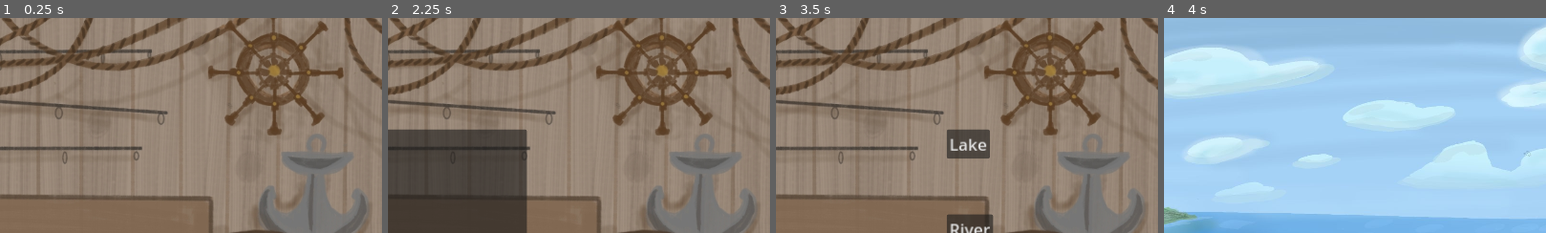
Above: before the commit, frames 1-4 (left to right).
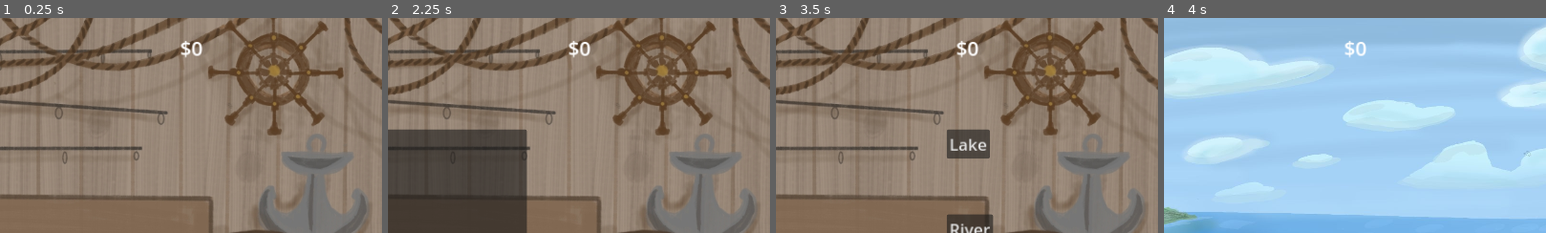
Above: after the commit, the same moments.

Repository: Seedborne/Scales-and-Scales-repository
Game: Godot game, scene res://FishShop.tscn
Same seed, same stepped clock (60 frames per second), same inputs: the game is played once before the commit and once after it.
Inputs:
- Up to frame 1 (0.25 s): no input
- Up to frame 2 (2.25 s): click "Scale" at 0.5 s; click "Back" at 1.25 s; click "Inventory" at 2 s
- Up to frame 3 (3.5 s): click "Go Fishing" at 2.75 s
- Up to frame 4 (4 s): click "Lake" at 3.5 s
The pictures show only the part of the screen within x 25-75%, y 0-50%; the shares and areas given below are measured in that part.

The runs differ from the first frame. In frame 1, 0.3% of the frame differs, in the area x 47-53%, y 10-19%; in frame 2, 0.3%; in frame 3, 0.3%; in frame 4, 0.2%.

Commit message:
Added functionality to sell button

Diff:
--- a/DynamicRing.gd
+++ b/DynamicRing.gd
@@ -104,6 +104,7 @@
 	new_fish.name = caught_fish_type.name
 	new_fish.weight = rounded_weight
 	new_fish.sprite = caught_fish_type.sprite
+	new_fish.price_per_pound = caught_fish_type.price_per_pound
 
 	InventoryManager.add_item(new_fish)
 	print("Fish added to inventory: ", new_fish.name, ", Weight: ", new_fish.weight)
--- a/FishItem.gd
+++ b/FishItem.gd
@@ -5,3 +5,4 @@
 @export var name: String = ""
 @export var weight: float = 0.0
 @export var sprite: Texture
+@export var price_per_pound: float
--- a/FishTypes.gd
+++ b/FishTypes.gd
@@ -7,6 +7,7 @@
 @export var min_weight: float
 @export var max_weight: float
 @export var sprite: Texture
+@export var price_per_pound: float
 
 # Define several types of fish
 static func create_rainbow_trout():
@@ -14,6 +15,7 @@
 	fish.name = "Rainbow Trout"
 	fish.min_weight = 1.0
 	fish.max_weight = 15.0
+	fish.price_per_pound = 5.0
 	fish.sprite = preload("res://art/TestFish.png")
 	return fish
 
@@ -22,6 +24,7 @@
 	fish.name = "Largemouth Bass"
 	fish.min_weight = 2.0
 	fish.max_weight = 22.0
+	fish.price_per_pound = 6.0
 	fish.sprite = preload("res://art/TestFish.png")
 	return fish
 
@@ -30,6 +33,7 @@
 	fish.name = "Black Crappie"
 	fish.min_weight = 0.25
 	fish.max_weight = 5.0
+	fish.price_per_pound = 7.0
 	fish.sprite = preload("res://art/TestFish.png")
 	return fish
 
@@ -38,6 +42,7 @@
 	fish.name = "Brook Trout"
 	fish.min_weight = 0.5
 	fish.max_weight = 7.0
+	fish.price_per_pound = 9.0
 	fish.sprite = preload("res://art/TestFish.png")
 	return fish
 
@@ -46,6 +51,7 @@
 	fish.name = "Snook"
 	fish.min_weight = 3.0
 	fish.max_weight = 40.0
+	fish.price_per_pound = 4.0
 	fish.sprite = preload("res://art/TestFish.png")
 	return fish
 
@@ -54,6 +60,7 @@
 	fish.name = "Atlantic Salmon"
 	fish.min_weight = 4.0
 	fish.max_weight = 30.0
+	fish.price_per_pound = 12.0
 	fish.sprite = preload("res://art/TestFish.png")
 	return fish
 
@@ -62,6 +69,7 @@
 	fish.name = "Northern Pike"
 	fish.min_weight = 5.0
 	fish.max_weight = 45.0
+	fish.price_per_pound = 5.0
 	fish.sprite = preload("res://art/TestFish.png")
 	return fish
 
@@ -70,6 +78,7 @@
 	fish.name = "Mahi-Mahi"
 	fish.min_weight = 2.0
 	fish.max_weight = 50.0
+	fish.price_per_pound = 8.0
 	fish.sprite = preload("res://art/TestFish.png")
 	return fish
 
@@ -78,6 +87,7 @@
 	fish.name = "Wels Catfish"
 	fish.min_weight = 10.0
 	fish.max_weight = 200.0
+	fish.price_per_pound = 6.0
 	fish.sprite = preload("res://art/TestFish.png")
 	return fish
 
@@ -86,6 +96,7 @@
 	fish.name = "Red Lionfish"
 	fish.min_weight = 0.5
 	fish.max_weight = 2.0
+	fish.price_per_pound = 17.0
 	fish.sprite = preload("res://art/TestFish.png")
 	return fish
 
@@ -94,6 +105,7 @@
 	fish.name = "Koi Carp"
 	fish.min_weight = 2.0
 	fish.max_weight = 30.0
+	fish.price_per_pound = 14.0
 	fish.sprite = preload("res://art/TestFish.png")
 	return fish
 
@@ -102,6 +114,7 @@
 	fish.name = "King Salmon"
 	fish.min_weight = 10.0
 	fish.max_weight = 60.0
+	fish.price_per_pound = 13.0
 	fish.sprite = preload("res://art/TestFish.png")
 	return fish
 
@@ -110,6 +123,7 @@
 	fish.name = "Pacific Halibut"
 	fish.min_weight = 50.0
 	fish.max_weight = 350.0
+	fish.price_per_pound = 9.0
 	fish.sprite = preload("res://art/TestFish.png")
 	return fish
 
@@ -118,6 +132,7 @@
 	fish.name = "Japanese Eel (Unagi)"
 	fish.min_weight = 1.0
 	fish.max_weight = 6.0
+	fish.price_per_pound = 20.0
 	fish.sprite = preload("res://art/TestFish.png")
 	return fish
 
@@ -126,6 +141,7 @@
 	fish.name = "Goliath Tigerfish"
 	fish.min_weight = 5.0
 	fish.max_weight = 100.0
+	fish.price_per_pound = 15.0
 	fish.sprite = preload("res://art/TestFish.png")
 	return fish
 
@@ -134,6 +150,7 @@
 	fish.name = "Swordfish"
 	fish.min_weight = 100.0
 	fish.max_weight = 700.0
+	fish.price_per_pound = 18.0
 	fish.sprite = preload("res://art/TestFish.png")
 	return fish
 
@@ -142,6 +159,7 @@
 	fish.name = "Tuna (Yellowfin)"
 	fish.min_weight = 20.0
 	fish.max_weight = 400.0
+	fish.price_per_pound = 11.0
 	fish.sprite = preload("res://art/TestFish.png")
 	return fish
 
@@ -150,6 +168,7 @@
 	fish.name = "Sturgeon"
 	fish.min_weight = 30.0
 	fish.max_weight = 500.0
+	fish.price_per_pound = 16.0
 	fish.sprite = preload("res://art/TestFish.png")
 	return fish
 
@@ -158,6 +177,7 @@
 	fish.name = "Clownfish"
 	fish.min_weight = 0.05
 	fish.max_weight = 0.3
+	fish.price_per_pound = 70.0
 	fish.sprite = preload("res://art/TestFish.png")
 	return fish
 
@@ -166,6 +186,7 @@
 	fish.name = "Blue Marlin"
 	fish.min_weight = 200.0
 	fish.max_weight = 1000.0
+	fish.price_per_pound = 25.0
 	fish.sprite = preload("res://art/TestFish.png")
 	return fish
 # ... more fish types ...
--- a/InventoryManager.gd
+++ b/InventoryManager.gd
@@ -8,5 +8,13 @@
 	inventory_items.append(item)
 	print("Current inventory: ", inventory_items)
 
+func _on_item_slot_sold(item):
+	print("Item sold signal received for: ", item.name)
+	InventoryManager.remove_item(item)
+
 func remove_item(item):
-	inventory_items.erase(item)
+	if item in inventory_items:
+		inventory_items.erase(item)
+		print("Item removed: ", item.name)
+	else:
+		print("Item not found in inventory")
--- a/ItemSlot.gd
+++ b/ItemSlot.gd
@@ -5,6 +5,7 @@
 var item_data = null
 var original_position = Vector2()
 var is_draggable = true
+signal item_sold(item)
 
 func set_item(item):
 	item_data = item
@@ -60,6 +61,9 @@
 
 func _on_sell_fish_pressed():
 	queue_free()
-	InventoryManager.remove_item
+	item_sold.emit(item_data)
+	print("Sell button pressed for: ", item_data.name)
+	print("Value: ", item_data.weight * item_data.price_per_pound)
+	HudScript.add_money(item_data.weight * item_data.price_per_pound)
 	$SellFish.hide()
 	$BackToInventory.hide()
--- a/ScaleNode.gd
+++ b/ScaleNode.gd
@@ -15,3 +15,4 @@
 	print("Weighing fish: ", fish_item.name, " Weight: ", fish_item.weight)
 	$WeightDisplay.text = str(fish_item.weight) + " lbs"  # Update the weight display text
 	# Update UI or game state here
+	print("Price: ", fish_item.price_per_pound)
--- a/ScaleScene.gd
+++ b/ScaleScene.gd
@@ -13,6 +13,12 @@
 		var item_slot = preload("res://ItemSlot.tscn").instantiate()
 		item_slot.set_item(item)  # Set up the item_slot with the item data
 		item_container.add_child(item_slot)
+		print("Inventory item: ", item.name)
+		item_slot.connect("item_sold", _on_item_slot_sold)
+
+func _on_item_slot_sold(item):
+	InventoryManager.remove_item(item)  # Remove the item from the inventory data
+	print("Item sold signal received for: ", item.name)
 
 func _on_back_button_pressed():
 	get_tree().change_scene_to_file("res://FishShop.tscn")
--- /dev/null
+++ b/hud.gd
@@ -0,0 +1,24 @@
+extends CanvasLayer
+
+var money: float = 0.0  # Initialize with starting money
+
+# Reference to the MoneyLabel node
+@onready var money_label: Label = $MoneyLabel
+
+func _ready():
+	call_deferred("update_money_display") # Update the money display when the HUD is ready
+
+# Function to add money, call this when a fish is sold
+func add_money(amount: float):
+	money += amount
+	print("Adding money: ", amount, " New total: ", money)
+	update_money_display()
+
+# Function to update the money display
+func update_money_display():
+	var money_label = get_node("/root/Hud/MoneyLabel")
+	if money_label:
+		money_label.text = "$" + str(money)
+		print("Money Label updated to: ", money_label.text)
+	else:
+		print("MoneyLabel node is null or not ready.")
--- /dev/null
+++ b/hud.tscn
@@ -0,0 +1,14 @@
+[gd_scene load_steps=2 format=3 uid="uid://bb30uht2s21as"]
+
+[ext_resource type="Script" path="res://hud.gd" id="1_c4ybl"]
+
+[node name="HUD" type="CanvasLayer"]
+script = ExtResource("1_c4ybl")
+
+[node name="MoneyLabel" type="Label" parent="."]
+offset_left = 512.0
+offset_top = 24.0
+offset_right = 640.0
+offset_bottom = 66.0
+theme_override_font_sizes/font_size = 30
+horizontal_alignment = 1
--- a/project.godot
+++ b/project.godot
@@ -13,12 +13,15 @@
 config/name="Scales & Scales"
 run/main_scene="res://FishShop.tscn"
 config/features=PackedStringArray("4.1", "GL Compatibility")
+config/icon="res://art/TestFish.png"
 
 [autoload]
 
 FishTypes="*res://FishTypes.gd"
 Global="*res://Global.gd"
 InventoryManager="*res://InventoryManager.gd"
+HudScript="*res://hud.gd"
+Hud="*res://hud.tscn"
 
 [display]
 
Binary file added: art/TestFish.ico
Not shown, changed: export_presets.cfg
